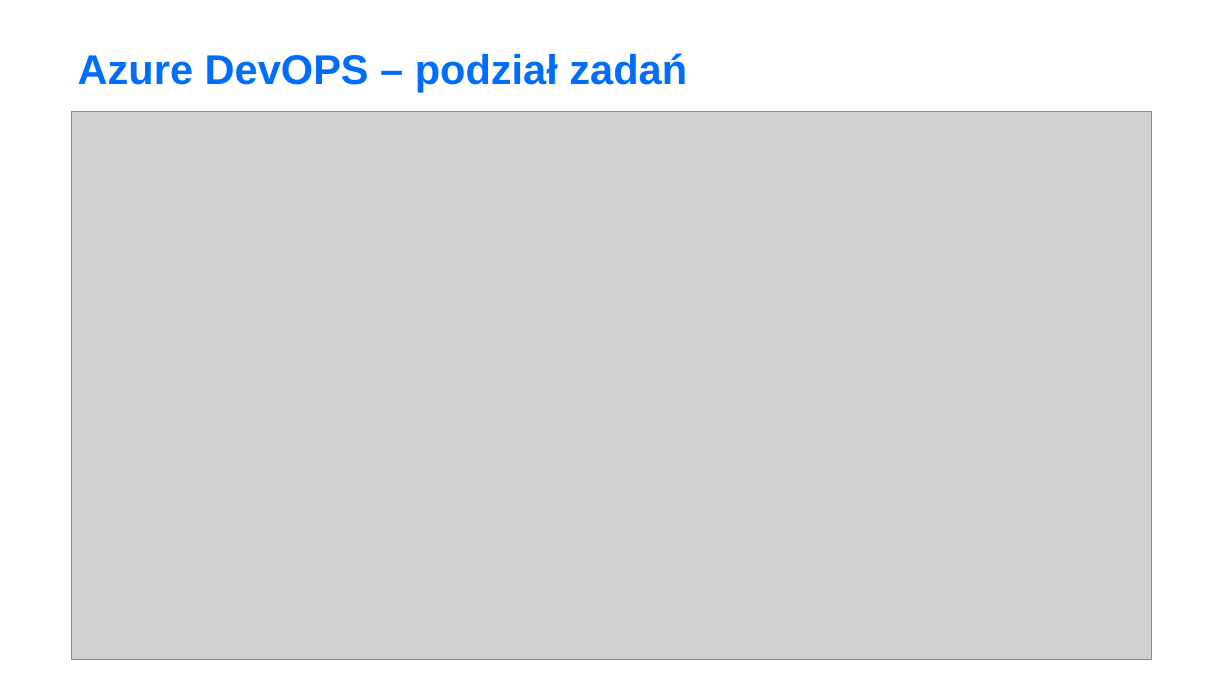
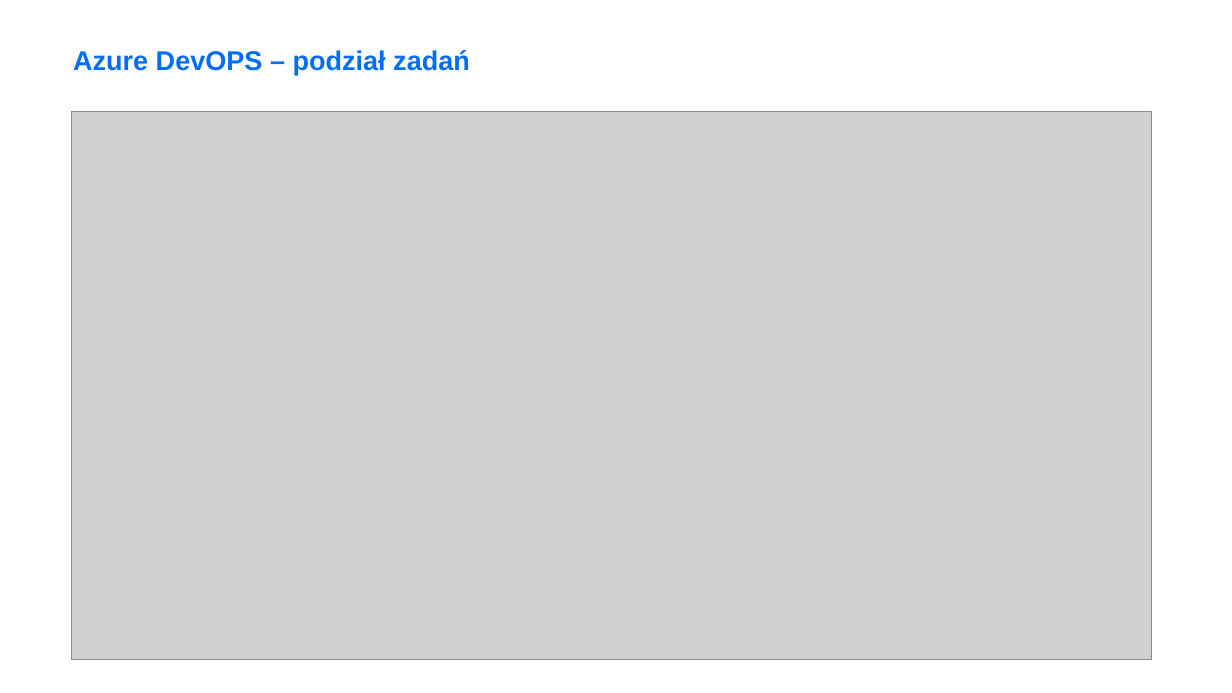
Before and after one commit to MartaJac/Technologia-vs-GDP-Team, a slide deck: slide 4 of Technologia vs GDP.pptx. Drawn at 1232x693 pixels with LibreOffice and Linux fonts; fonts in the diff are those of the drawing; grey boxes stand for pictures. Boxes give left, top, right and bottom in pixels: in the first picture for what was removed or moved away, otherwise in the second. Text is boxed around its words. In the diff, an @@ line names an element or a change of style, - is before the commit and + after.

```diff
--- a/Technologia vs GDP.pptx
+++ b/Technologia vs GDP.pptx
@@ title "Azure DevOPS – podział zadań" at (73, 50, 470, 75): size 32.4 to 21.1 pt @@
```
Also in this commit, not shown: 5 other slides changed, 2 slides added, 2 slides removed.
